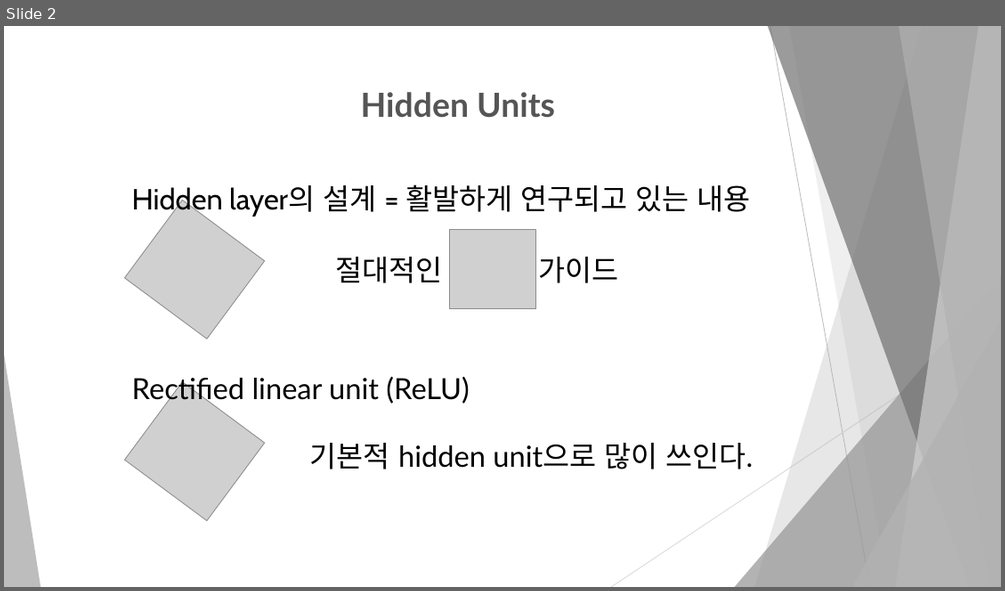
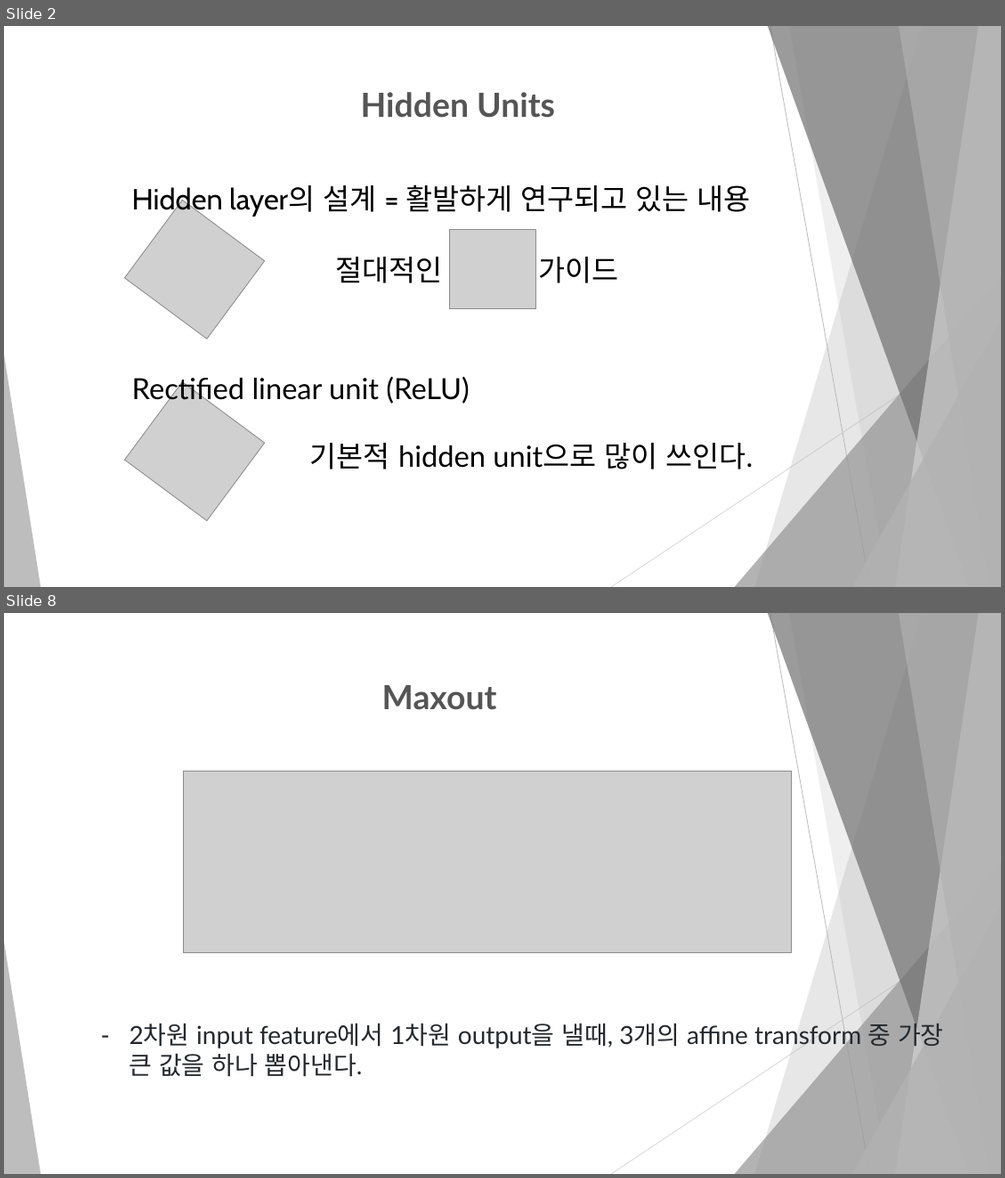
Before and after one commit to dbswl067/Machine-learning, a slide deck: 발표 자료/6.3 Hidden Units.pptx. Shown one above the other, each under a label of ours: slide 2 before the commit, slides 2 and 8 after it; the slides between them are not shown. The pictures are 1005x591 and 1005x1178 pixels, drawn with LibreOffice and Linux fonts; fonts in the diff are those of the drawing; grey boxes stand for pictures. Boxes give left, top, right and bottom in pixels: in the first picture for what was removed or moved away, otherwise in the second. Text is boxed around its words. In the diff, an @@ line names an element or a change of style, - is before the commit and + after.

```diff
--- a/발표 자료/6.3 Hidden Units.pptx
+++ b/발표 자료/6.3 Hidden Units.pptx
@@ slide 8 added at [4, 613, 1001, 1174], background #FFFFFF; not listed: 10 template elements that a slide beside it also shows @@
@@ text added at [382, 685, 497, 710], 32 pt, text #555555, bold @@
+Maxout
@@ picture added at [184, 771, 791, 952] @@
@@ text added at [129, 1022, 944, 1077], 24 pt, text #24292E @@
+– 2차원 input feature에서 1차원 output을 낼때, 3개의 affine transform 중 가장 큰 값을 하나 뽑아낸다.
```
Also in this commit, not shown: 11 other slides added, 7 slides removed, 1 other file.
